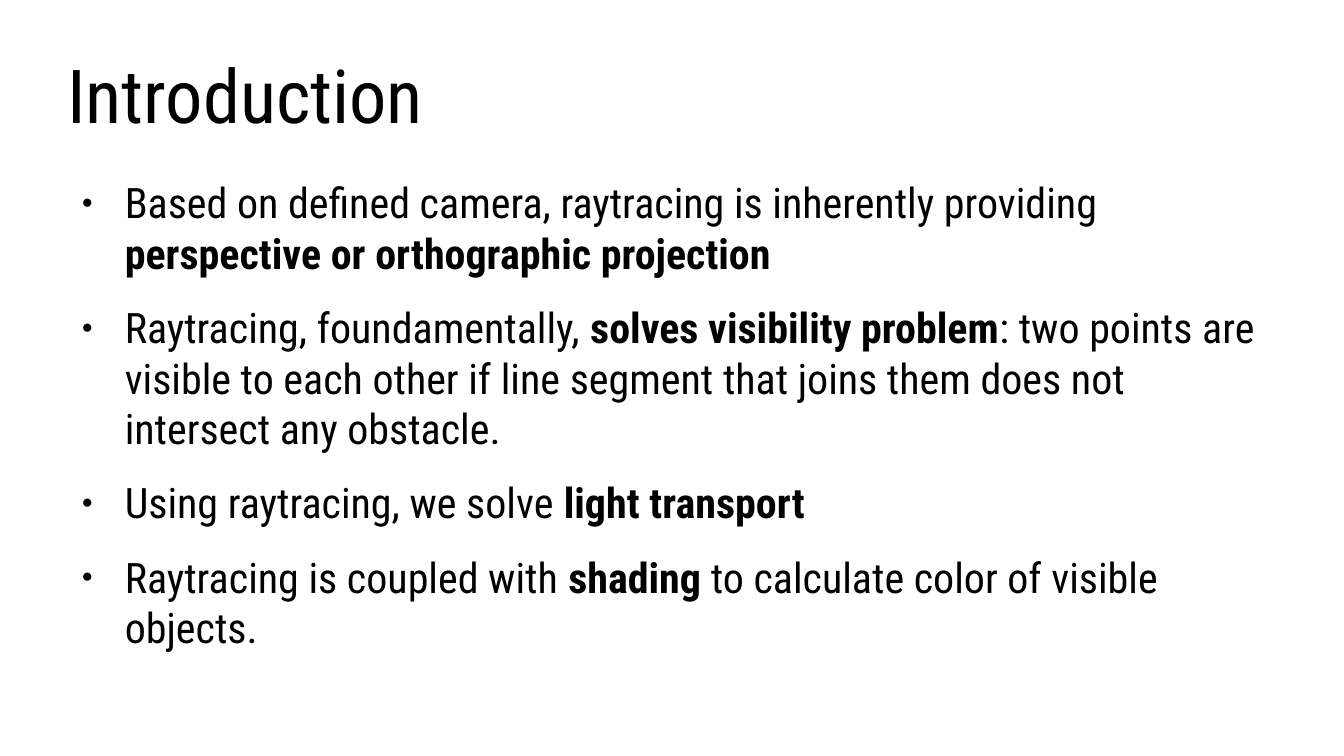
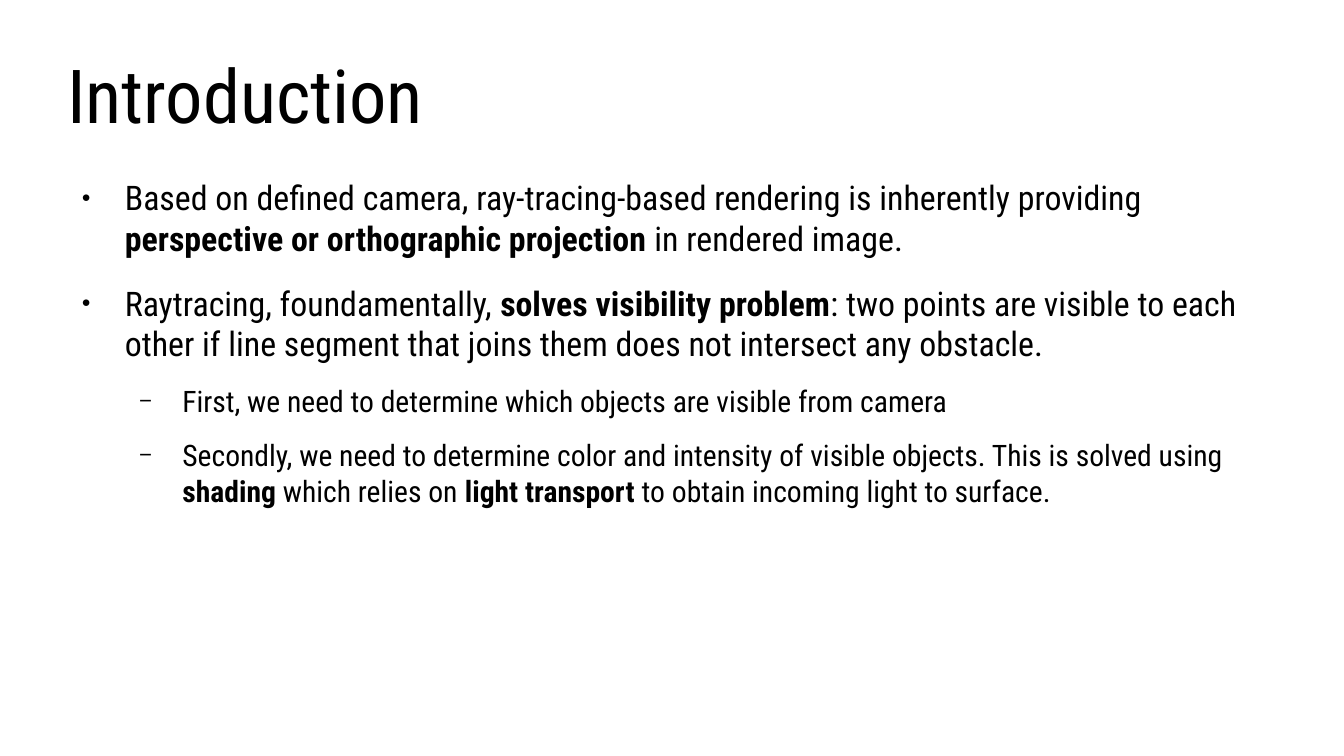
Before and after one commit to lorentzo/IntroductionToComputerGraphics, a slide deck: slide 2 of lectures/foundations_rendering/foundations_raytracing.odp. Drawn at 1344x756 pixels with LibreOffice and Linux fonts; fonts in the diff are those of the drawing. Boxes give left, top, right and bottom in pixels: in the first picture for what was removed or moved away, otherwise in the second. Text is boxed around its words. In the diff, an @@ line names an element or a change of style, - is before the commit and + after.

Commit message:
3d scene and rendering foundations

```diff
--- a/lectures/foundations_rendering/foundations_raytracing.odp
+++ b/lectures/foundations_rendering/foundations_raytracing.odp
@@ text at [125, 184, 1141, 259]: text changed; size 24.8 to 20 pt @@
-● Based on defined camera, raytracing is inherently providing perspective or orthographic projection
+● Based on defined camera, ray-tracing-based rendering is inherently providing perspective or orthographic projection in rendered image.
@@ text at [125, 290, 1236, 364]: size 24.8 to 20 pt in "Raytracing, foundamentally, solves visibility problem: two p ..." @@
@@ text at [182, 389, 1223, 508]: text changed; size 24.8 to 17.5 pt @@
-● Using raytracing, we solve light transport
-● Raytracing is coupled with shading to calculate color of visible objects.
+  − First, we need to determine which objects are visible from camera
+  − Secondly, we need to determine color and intensity of visible objects. This is solved using shading which relies on light transport to obtain incoming light to surface.
```
Also in this commit, not shown: 5 other slides changed, 6 slides added, 1 slide removed, 2 other files.
